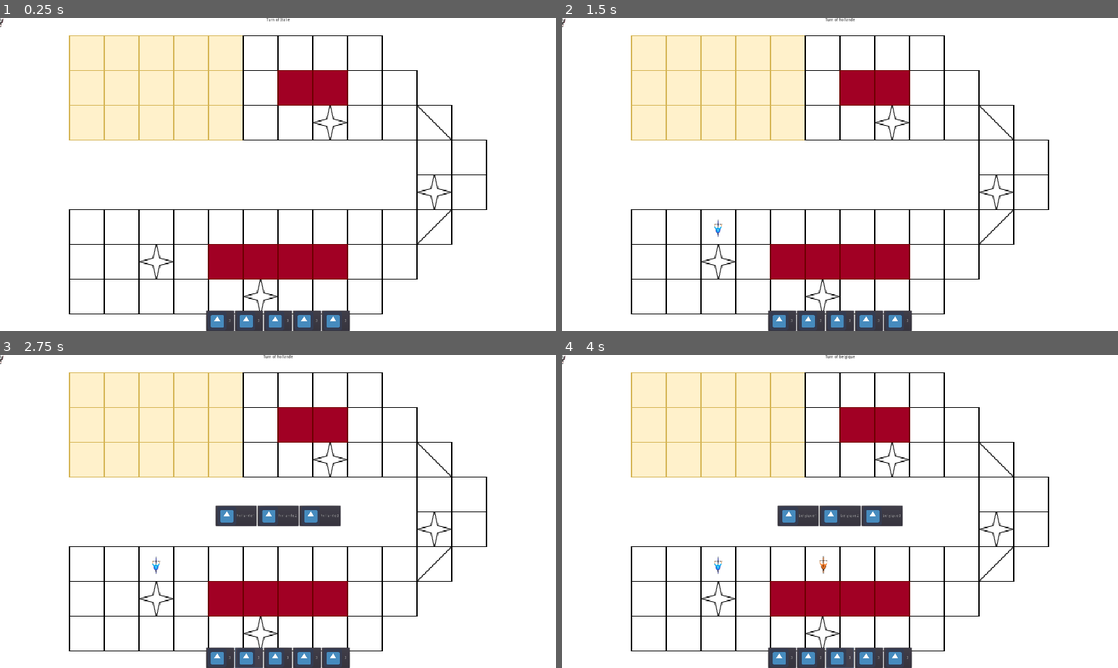
Above: before the commit, frames 1-4 (two rows, left to right).
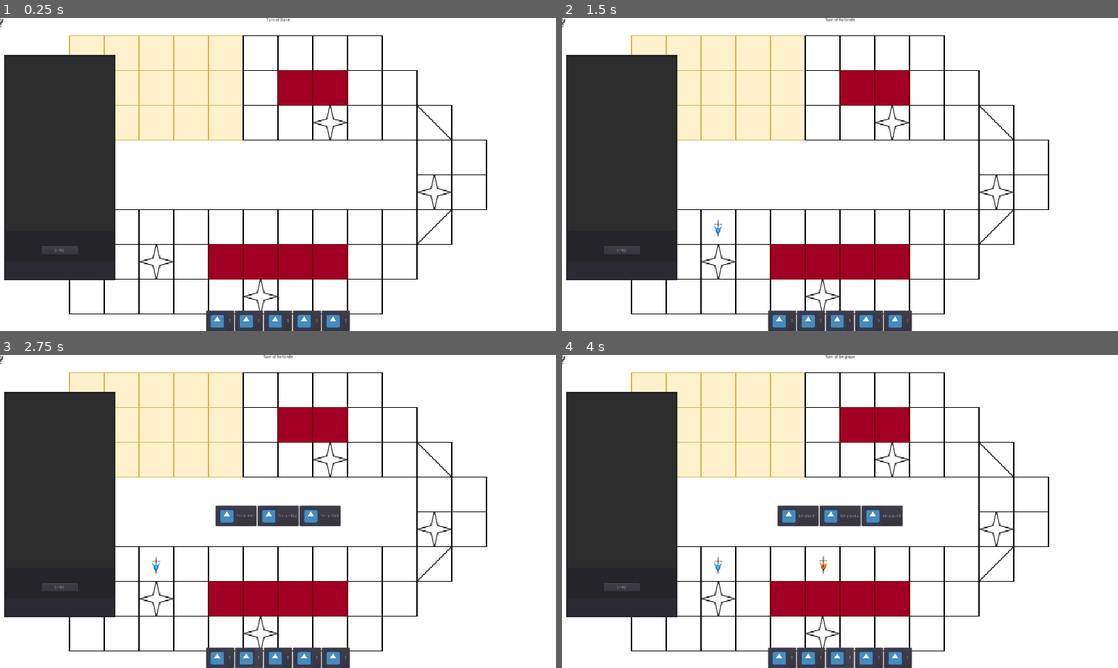
Above: after the commit, the same moments.

Repository: abarbieux/TIA-Prolog-Project
Game: Godot game, scene res://Main.tscn
Same seed, same stepped clock (60 frames per second), same inputs: the game is played once before the commit and once after it. The engine's default icon, where the game draws it, is replaced by a stand-in: a white triangle on a blue panel in a dark square.
Inputs:
- Up to frame 1 (0.25 s): no input
- Up to frame 2 (1.5 s): click "3" at 0.5 s; click "italie1" at 1.25 s
- Up to frame 3 (2.75 s): click "3" at 2 s
- Up to frame 4 (4 s): click "hollande1" at 2.75 s; click "3" at 3.5 s

The runs differ from the first frame. In frame 1, 14% of the frame differs, in the area x 0-21%, y 11-84%; in frame 2, 14%; in frame 3, 14%; in frame 4, 14%.

Commit message:
Testing our tbot protocol for the connectivity with Godot

Diff:
--- a/Main.gd
+++ b/Main.gd
@@ -12,7 +12,7 @@
 var player_selected:Cycliste
 
 var _A_Star : A_star = preload("res://Scripts/AStar.gd").new()
-var _GameWebSocket : GameWebSocket = preload("res://Scripts/GameWebSocket.gd").new()
+var _GameWebSocket : GameWebSocket = preload("res://Scripts/GameWebSocket.gd").new(self)
 
 var _Deck : Deck
 signal Change_turn(Team)
@@ -123,7 +123,7 @@
 #			$ChoosePlayer.add_child(button)
 #			var c = button.connect("pressed", self, "_button_player_pressed", [player, value, index])
 
-func select_last_cyclist_movable(Team):
+func get_last_cyclist_movable(Team):
 	var Team_list : Array
 	for cycliste in _Players:
 		if cycliste.Pays == Team:
@@ -145,6 +145,10 @@
 					if Get_All_Path_Available(carte).size() != 0:
 						chosen_teamates.append(Teamate)
 						break
+	return chosen_teamates
+
+func select_last_cyclist_movable(Team):
+	var chosen_teamates = get_last_cyclist_movable(Team)
 	if chosen_teamates != []:
 		return chosen_teamates
 	$PassTour.show()
--- a/Main.tscn
+++ b/Main.tscn
@@ -164,10 +164,10 @@
 margin_top = 497.0
 margin_right = 951.0
 margin_bottom = 555.0
+window_title = "Alerte !"
 dialog_text = "Merci d'avoir joué"
 
 [node name="Panel" type="Panel" parent="."]
-visible = false
 margin_left = 15.0
 margin_top = 127.0
 margin_right = 398.0
@@ -197,6 +197,7 @@
 margin_top = -771.0
 margin_right = 189.5
 margin_bottom = -168.0
+readonly = true
 wrap_enabled = true
 
 [node name="Send" type="Button" parent="Panel"]
--- a/Scripts/GameWebSocket.gd
+++ b/Scripts/GameWebSocket.gd
@@ -6,6 +6,13 @@
 # Our WebSocketClient instance
 var _client = WebSocketClient.new()
 var panel
+var functions = ["getPosition", "conseilCarte"]
+var instance
+
+
+func _init(_instance):
+	instance = _instance
+
 
 func _ready():
 	OS.execute("swipl", ["-s", "./GameChatServer.pl"], false)
@@ -21,18 +28,33 @@
 		print("Unable to connect")
 		set_process(false)
 
+
 func _closed(was_clean = false):
 	print("Closed, clean: ", was_clean)
 	set_process(false)
 
+
 func _connected(proto = ""):
 	pass
+
 
 func _on_data():
 	if panel == null:
 		return
 	var message = _client.get_peer(1).get_packet().get_string_from_utf8()
-	panel._on_Message_received(message)
+	if _check_liability(message):
+		var args = message.split(";")
+		match args[0].replace(" ", "").replace("\"", ""):
+			"getPosition":
+				print("Get Position of %s at %s", args[1], args[2])
+			"conseilCarte":
+				if len(instance.get_last_cyclist_movable(instance.Countries[instance._country_turn_index])) > 0:
+					# conseilCarte($Main.Countries[$Main._country_turn_index], $Main.get_last_cyclist_movable($Main.Countries[$Main._country_turn_index])[0])
+					print("Demande de conseil pour la carte à jouer de l'équipe %s du joueur %s" % [instance.Countries[instance._country_turn_index], instance.get_last_cyclist_movable(instance.Countries[instance._country_turn_index])[0].numero])
+				else:
+					print("La demande de conseil pour la team %s ne peut aboutir..." % instance.Countries[instance._country_turn_index])
+	else:
+		panel._on_Message_received(message)
 
 
 func _process(delta):
@@ -41,3 +63,8 @@
 
 func _exit_tree():
 	_client.disconnect_from_host()
+
+
+func _check_liability(message):
+	var args = message.replace(" ", "").replace("\"", "").split(";")
+	return args[0] in functions
Not shown, changed: .mono/assemblies/Debug/GodotSharp.xml
Not shown, changed: .mono/assemblies/Debug/GodotSharpEditor.xml
Not shown, changed: .mono/assemblies/Debug/api_hash_cache.cfg
Not shown, removed: .mono/metadata/ide_messaging_meta.txt
Not shown, changed: .mono/assemblies/Debug/GodotSharp.dll
Not shown, changed: .mono/assemblies/Debug/GodotSharp.pdb
Not shown, changed: .mono/assemblies/Debug/GodotSharpEditor.dll
Not shown, changed: .mono/assemblies/Debug/GodotSharpEditor.pdb
Not shown, changed: GameChatServer.pl
